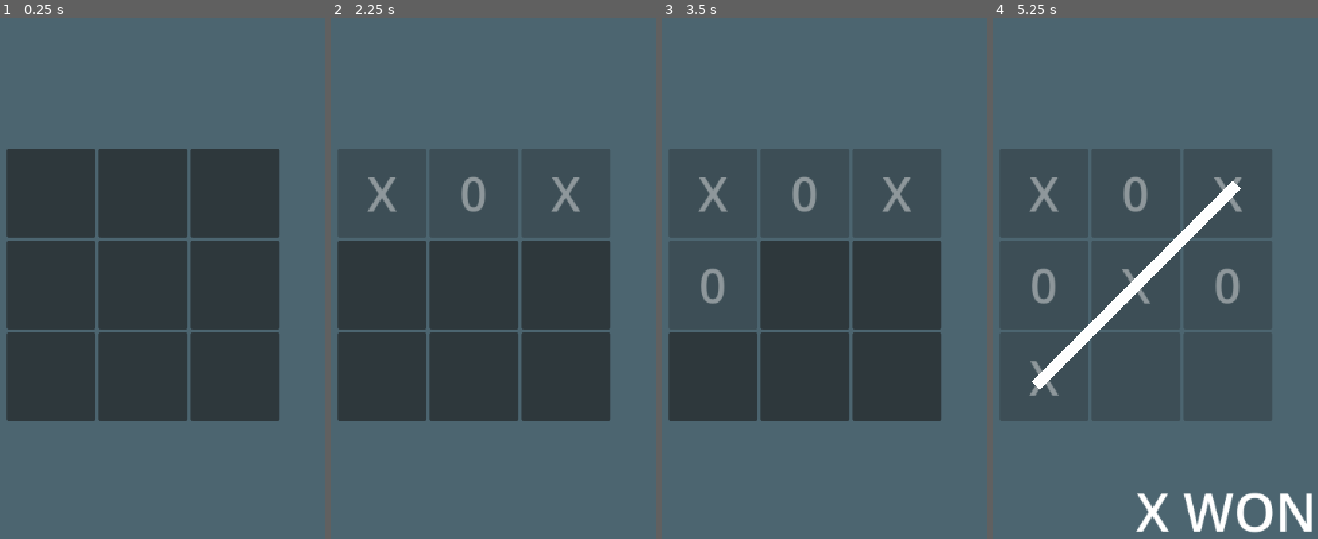
Above: before the commit, frames 1-4 (left to right).
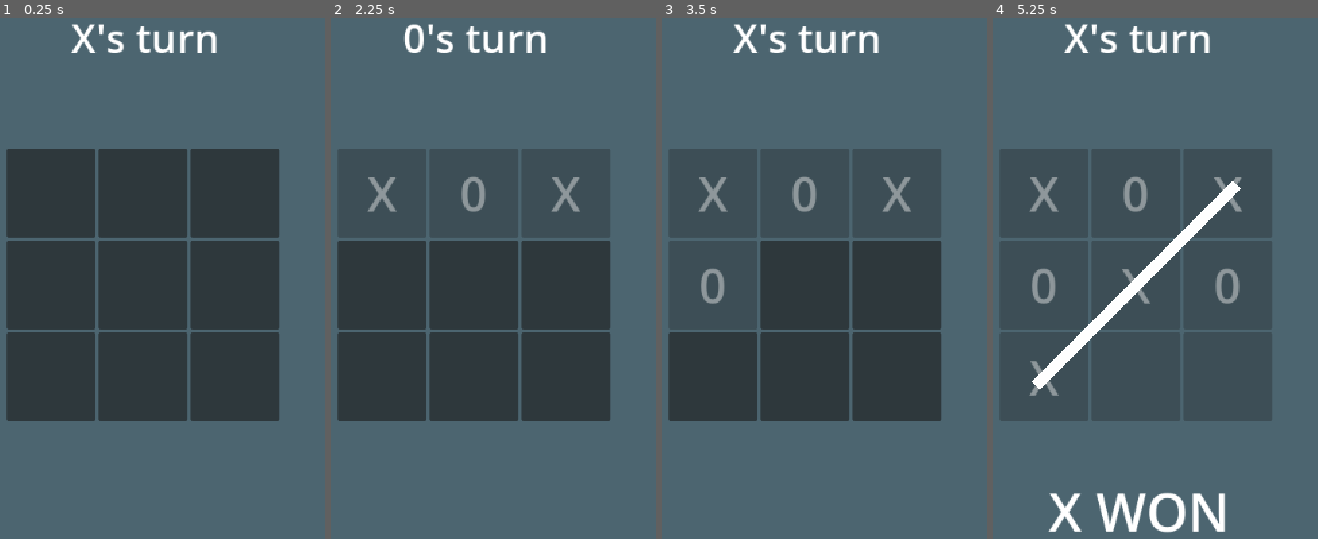
Above: after the commit, the same moments.

Repository: ankit-suman-07/GODOT_TicTacToe
Game: Godot game, scene res://scenes/main_game_scene.tscn
Same seed, same stepped clock (60 frames per second), same inputs: the game is played once before the commit and once after it.
Inputs (mouse positions are in pixels of both pictures, inside the frame that each line leads up to):
- Up to frame 1 (0.25 s): no input
- Up to frame 2 (2.25 s): click (383, 195) at 0.5 s; click (474, 195) at 1.25 s; click (565, 195) at 2 s
- Up to frame 3 (3.5 s): click (714, 283) at 2.75 s
- Up to frame 4 (5.25 s): click (1136, 283) at 3.5 s; click (1227, 283) at 4.25 s; click (1045, 377) at 5 s

The runs differ from the first frame. In frame 1, 0.9% of the frame differs, in the area x 21-67%, y 1-7%; in frame 2, 0.9%; in frame 3, 0.9%; in frame 4, 3.9%, in the area x 16-99%, y 1-99%.

Commit message:
Add label to indicate turn

Diff:
--- a/scenes/main_game_scene.tscn
+++ b/scenes/main_game_scene.tscn
@@ -114,9 +114,20 @@
 rotation = -0.7853982
 
 [node name="display" type="Label" parent="." unique_id=2137426291]
-offset_left = 536.0
+offset_left = 4.0
 offset_top = 784.0
-offset_right = 576.0
+offset_right = 1078.0
 offset_bottom = 883.0
-size_flags_vertical = 8
+size_flags_horizontal = 3
+size_flags_vertical = 10
 theme_override_font_sizes/font_size = 72
+horizontal_alignment = 1
+vertical_alignment = 1
+
+[node name="turn" type="Label" parent="." unique_id=624008095]
+offset_top = 140.0
+offset_right = 1078.0
+offset_bottom = 249.0
+theme_override_font_sizes/font_size = 54
+horizontal_alignment = 1
+vertical_alignment = 1
--- a/scripts/main_game_script.gd
+++ b/scripts/main_game_script.gd
@@ -7,6 +7,7 @@
 @onready var buttons = $GridContainer.get_children()
 @onready var strikes = $strike_lines.get_children()
 @onready var display = $display
+@onready var turn = $turn
 
 var current_player
 var board
@@ -19,7 +20,7 @@
 	for button in buttons:
 		button.connect("pressed", _on_button_click.bind(button_index, button))
 		button_index += 1
-
+	turn.text = "X\'s turn"
 
 	reset_game()
 
@@ -55,6 +56,7 @@
 
 	# Switch player
 	current_player = CELL_X if current_player == CELL_0 else CELL_0
+	turn.text = current_player + "\'s turn"
 
 	print(board)
 
